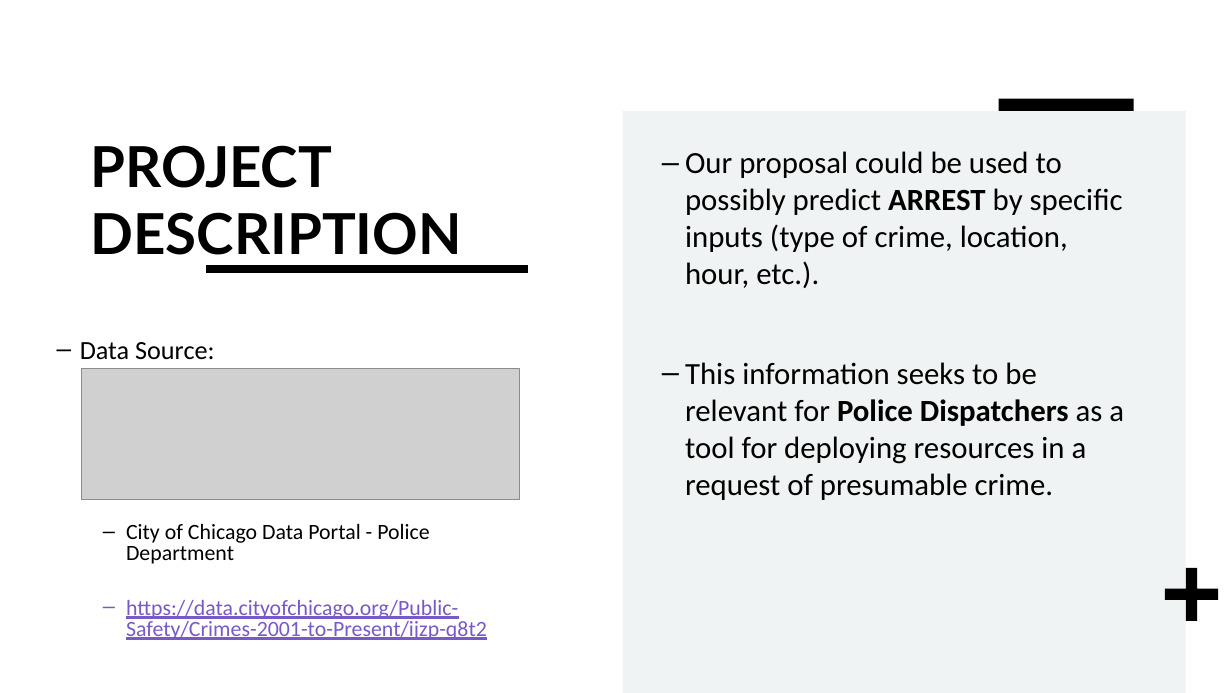
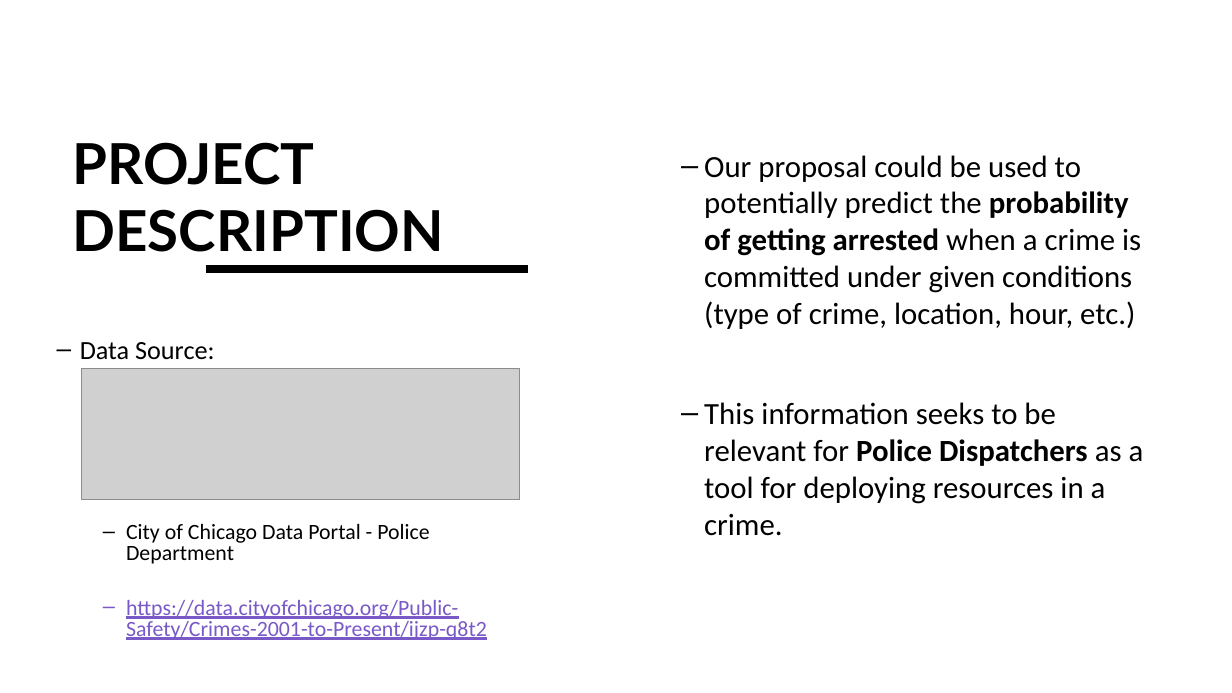
Before and after one commit to Karla-Flores/Arrests-Predictor, a slide deck: slide 2 of Group 2 - Arrest predictor.pptx. Drawn at 1232x693 pixels with LibreOffice and Linux fonts; fonts in the diff are those of the drawing; grey boxes stand for pictures. Boxes give left, top, right and bottom in pixels: in the first picture for what was removed or moved away, otherwise in the second. Text is boxed around its words. In the diff, an @@ line names an element or a change of style, - is before the commit and + after.

Commit message:
update ppt

```diff
--- a/Group 2 - Arrest predictor.pptx
+++ b/Group 2 - Arrest predictor.pptx
@@ rectangle removed at [623,111,1186,693] @@
@@ rectangle removed at [999,99,1134,111] @@
@@ title "PROJECT DESCRIPTION": place and size @@
-title "PROJECT DESCRIPTION" at [90,145,461,255]
+title "PROJECT DESCRIPTION" at [73,142,444,252]
@@ text at [704,155,1144,536]: text changed @@
-– Our proposal could be used to possibly predict ARREST by specific inputs (type of crime, location, hour, etc.).
-– This information seeks to be relevant for Police Dispatchers as a tool for deploying resources in a request of presumable crime.
+– Our proposal could be used to potentially predict the probability of getting arrested when a crime is committed under given conditions (type of crime, location, hour, etc.)
+– This information seeks to be relevant for Police Dispatchers as a tool for deploying resources in a crime.
@@ plus removed at [1165,567,1218,620] @@
```
Also in this commit, not shown: 3 other slides changed.
